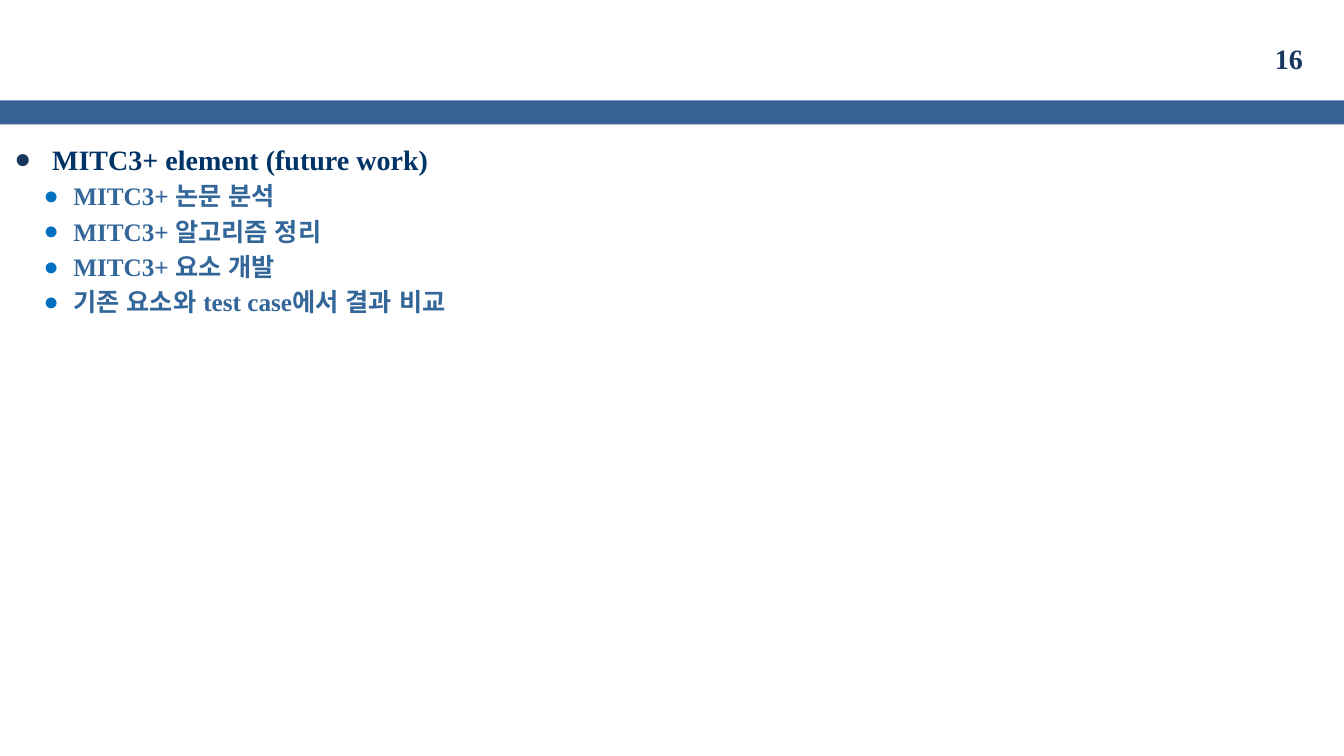
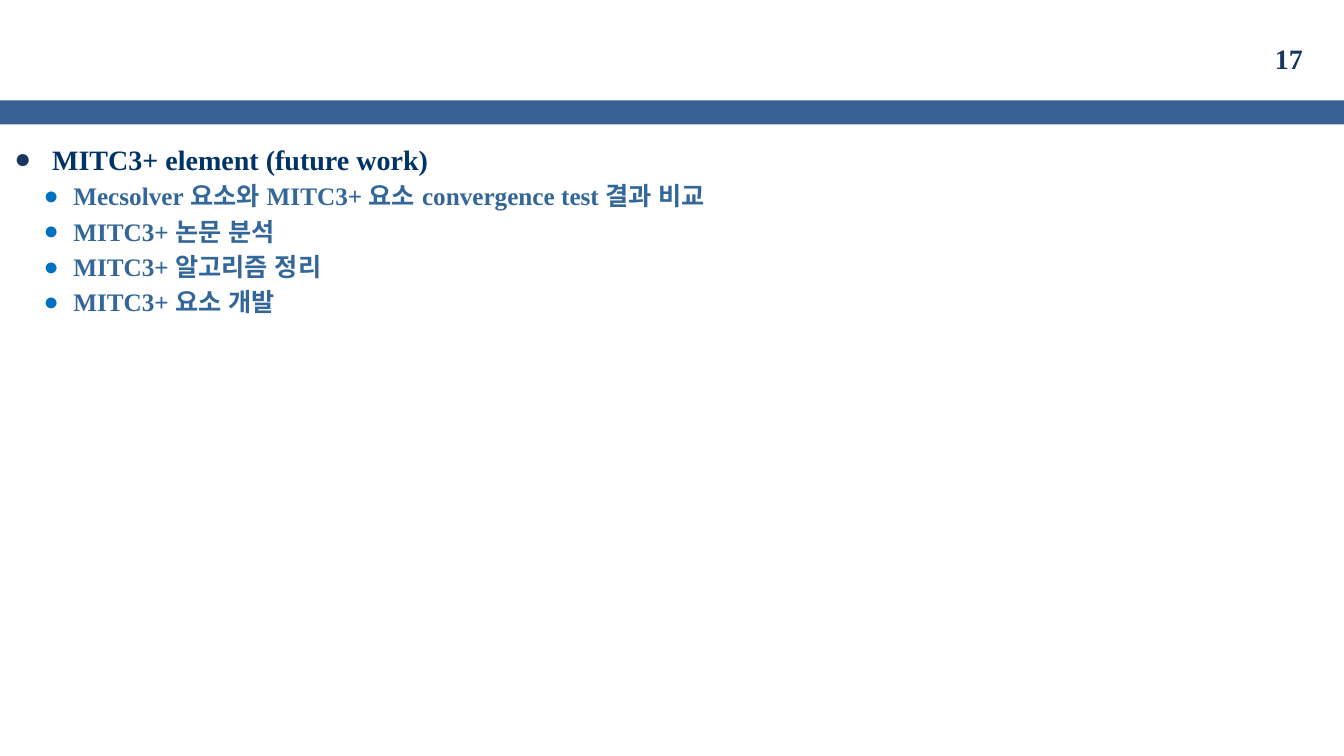
Before and after one commit to kms0523/Study, a slide deck: slide 17 of 발표자료/성과발표(중간).pptx (slide 16 before the commit). Drawn at 1344x756 pixels with LibreOffice and Linux fonts; fonts in the diff are those of the drawing; grey boxes stand for pictures; background and template pictures are left out. Boxes give left, top, right and bottom in pixels: in the first picture for what was removed or moved away, otherwise in the second. Text is boxed around its words. In the diff, an @@ line names an element or a change of style, - is before the commit and + after.

```diff
--- a/발표자료/성과발표(중간).pptx
+++ b/발표자료/성과발표(중간).pptx
@@ page number at [1275, 50, 1303, 69]: text changed @@
-16
+17
@@ text at [73, 184, 705, 211]: paragraph added @@
+  ● Mecsolver 요소와 MITC3+ 요소 convergence test 결과 비교
@@ text at [73, 290, 445, 314]: paragraph removed @@
-  ● 기존 요소와 test case에서 결과 비교
```
Also in this commit, not shown: 1 other slide changed, 1 slide added, 10 other files.
